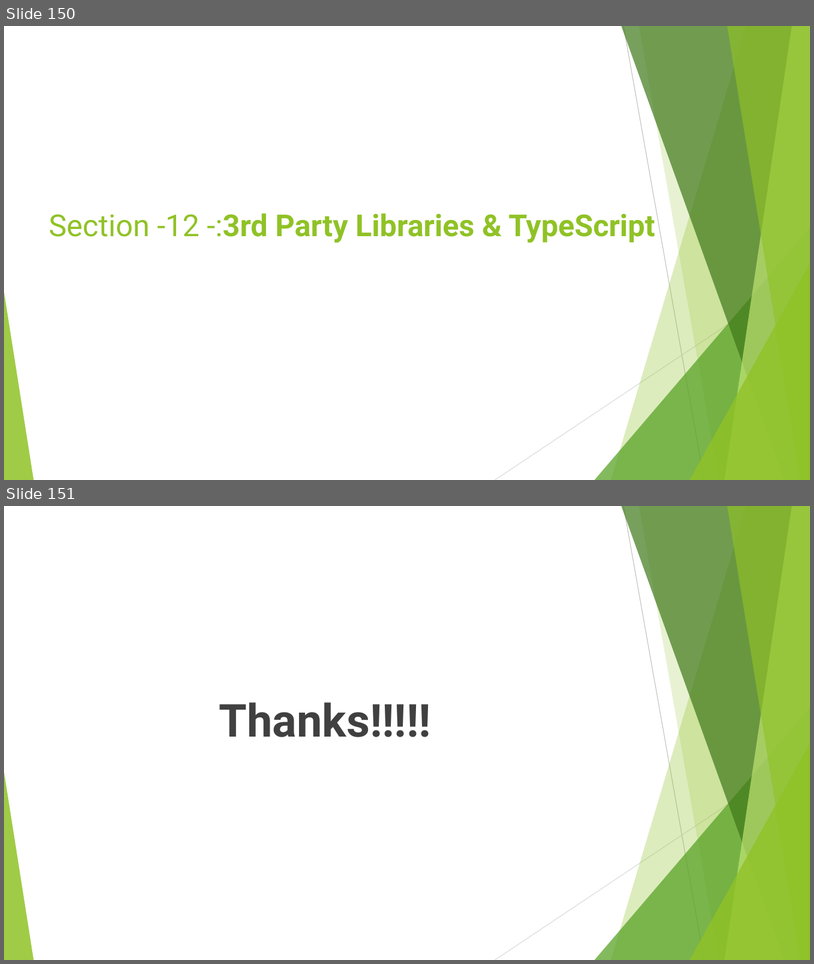
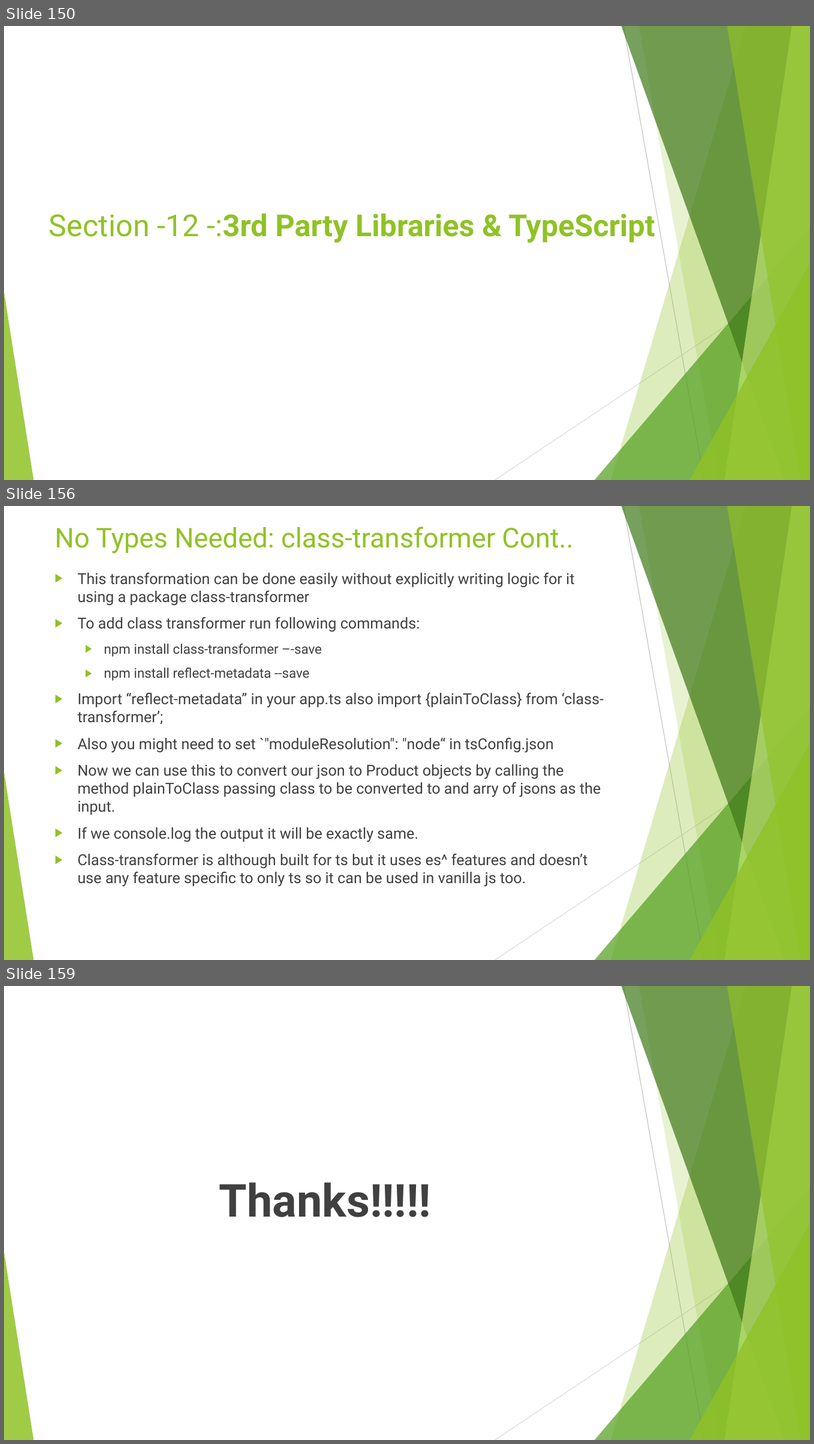
Before and after one commit to rudhrainfogain/TypeScript, a slide deck: PPT/TypeScriptv12.pptx. Shown one above the other, each under a label of ours: slides 150 and 151 before the commit, slides 150, 156 and 159 after it; the slides between them are not shown. The pictures are 814x964 and 814x1444 pixels, drawn with LibreOffice and Linux fonts; fonts in the diff are those of the drawing. Boxes give left, top, right and bottom in pixels: in the first picture for what was removed or moved away, otherwise in the second. Text is boxed around its words. In the diff, an @@ line names an element or a change of style, - is before the commit and + after.

```diff
--- a/PPT/TypeScriptv12.pptx
+++ b/PPT/TypeScriptv12.pptx
@@ slide 156 added at [4,506,810,960], background #FFFFFF; not listed: 10 template elements that a slide beside it also shows @@
@@ title added at [55,526,573,553], 32.4 pt, text #90C226 @@
+No Types Needed: class-transformer Cont..
@@ text added at [78,573,604,886], 18 pt, text #404040 @@
+▶ This transformation can be done easily without explicitly writing logic for it using a package class-transformer
+▶ To add class transformer run following commands:
+  ▶ npm install class-transformer –-save
+  ▶ npm install reflect-metadata --save
+▶ Import “reflect-metadata” in your app.ts also import {plainToClass} from ‘class-transformer’;
+▶ Also you might need to set `"moduleResolution": "node“ in tsConfig.json
+▶ Now we can use this to convert our json to Product objects by calling the method plainToClass passing class to be converted to and arry of jsons as the input.
+▶ If we console.log the output it will be exactly same.
+▶ Class-transformer is although built for ts but it uses es^ features and doesn’t use any feature specific to only ts so it can be used in vanilla js too.
@@ what was slide 151 is now slide 159 @@
```
Also in this commit, not shown: 7 other slides added, 15 other files.
